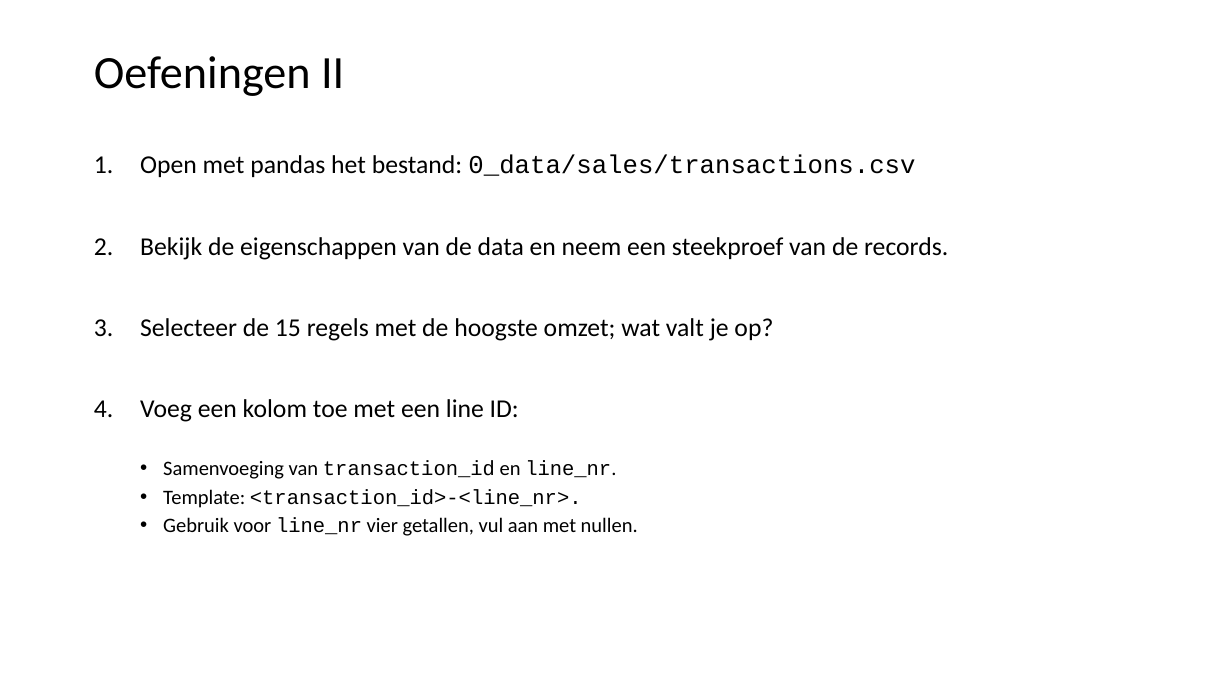
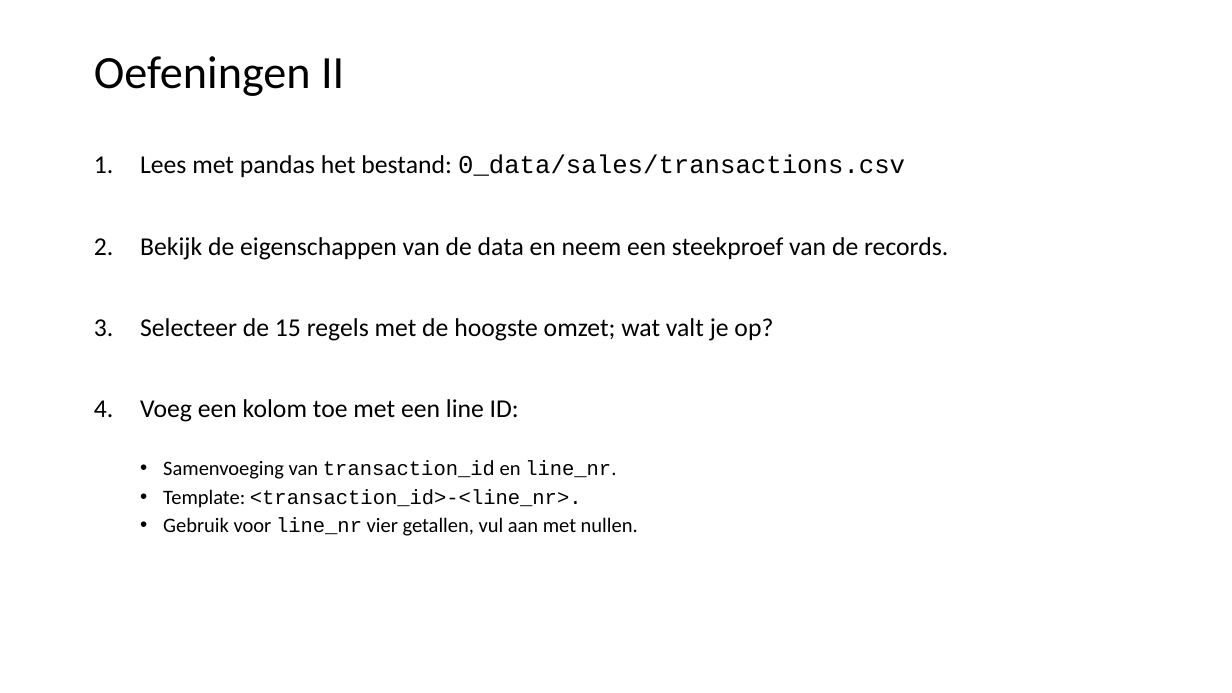
Before and after one commit to LFKoning/knowledge-sharing, a slide deck: slide 13 of python_trainees/3_pandas_plotting/python_traineeship_3.pptx. Drawn at 1232x693 pixels with LibreOffice and Linux fonts; fonts in the diff are those of the drawing. Boxes give left, top, right and bottom in pixels: in the first picture for what was removed or moved away, otherwise in the second. Text is boxed around its words. In the diff, an @@ line names an element or a change of style, - is before the commit and + after.

Commit message:
Updated Python trainees part 3 pandas

```diff
--- a/python_trainees/3_pandas_plotting/python_traineeship_3.pptx
+++ b/python_trainees/3_pandas_plotting/python_traineeship_3.pptx
@@ text at (140, 155, 905, 177): text changed @@
-1. Open met pandas het bestand: 0_data/sales/transactions.csv
+1. Lees met pandas het bestand: 0_data/sales/transactions.csv
```
Also in this commit, not shown: 8 other slides changed, 6 other files.
